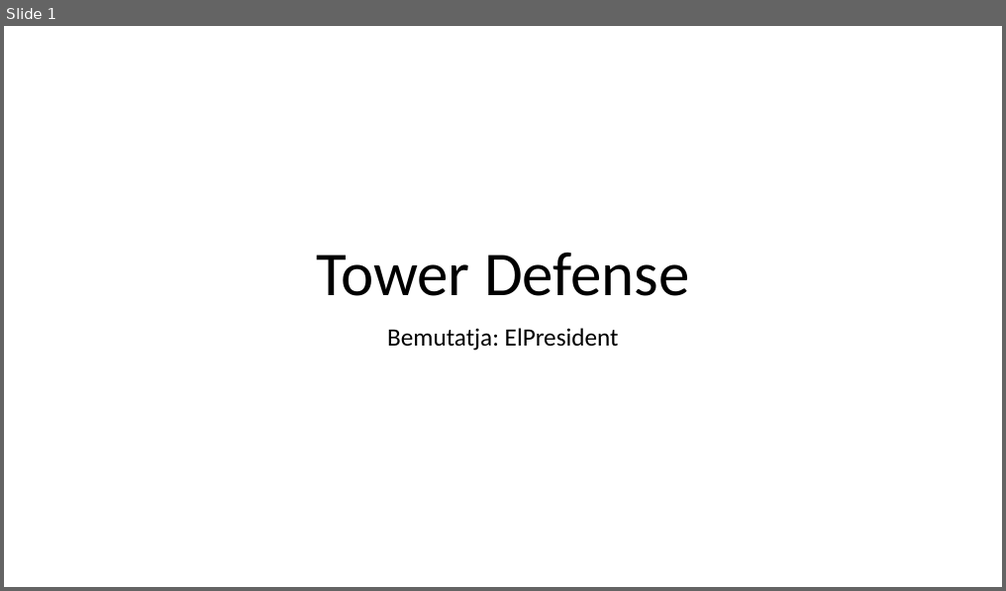
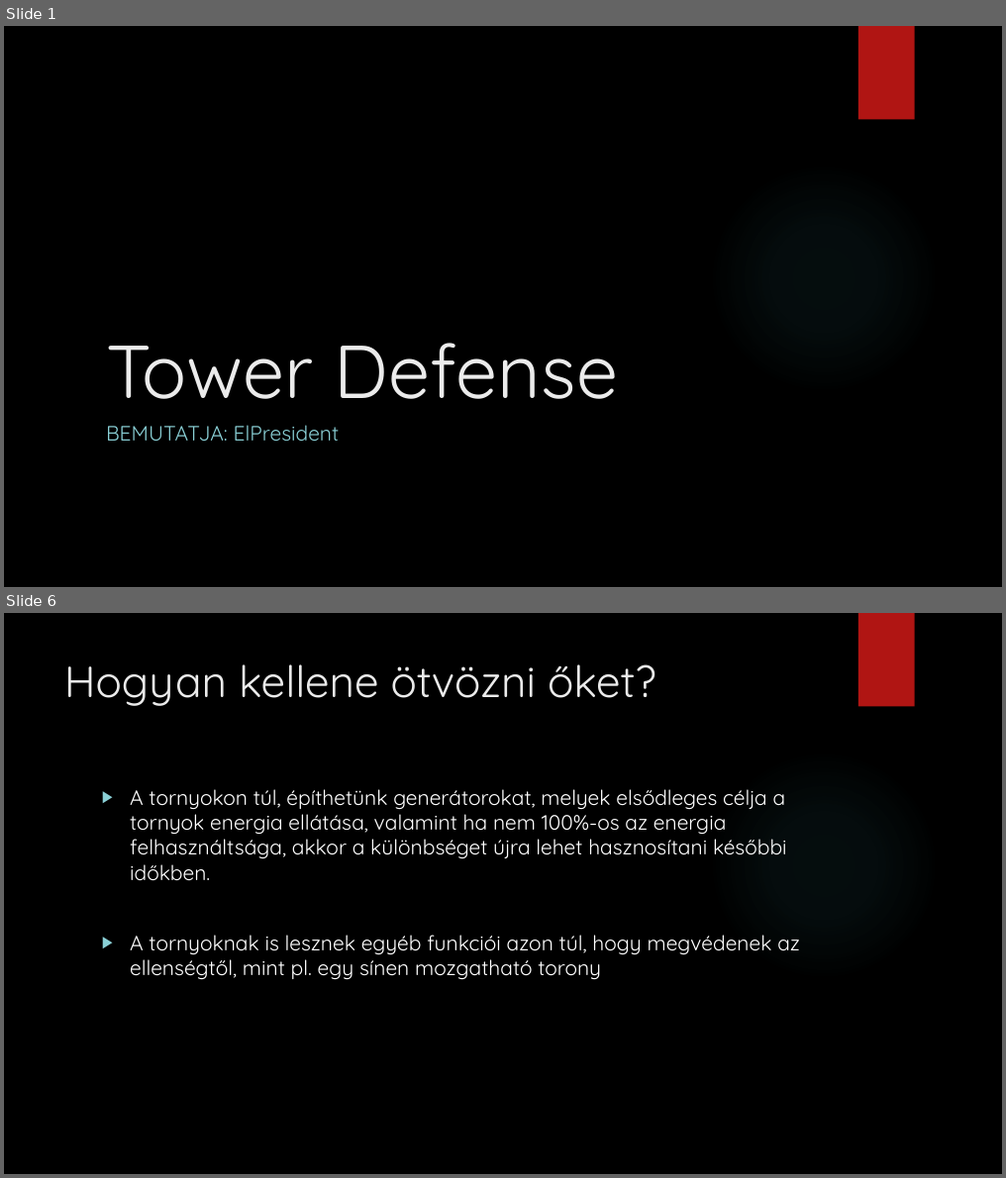
Before and after one commit to AdamBen01/ElPresident, a slide deck: Tower_Defense.pptx. Shown one above the other, each under a label of ours: slide 1 before the commit, slides 1 and 6 after it; the slides between them are not shown. The pictures are 1006x591 and 1006x1178 pixels, drawn with LibreOffice and Linux fonts; fonts in the diff are those of the drawing; background and template pictures are left out. Boxes give left, top, right and bottom in pixels: in the first picture for what was removed or moved away, otherwise in the second. Text is boxed around its words. In the diff, an @@ line names an element or a change of style, - is before the commit and + after.

```diff
--- a/Tower_Defense.pptx
+++ b/Tower_Defense.pptx
@@ slide 6 added at <box>4,613,1002,1174</box>, background picture (left out); not listed: 2 template elements that a slide beside it also shows @@
@@ title added at <box>64,664,656,706</box>, 42 pt, text #EBEBEB @@
+Hogyan kellene ötvözni őket?
@@ text added at <box>130,789,800,980</box>, 20 pt, text #FFFFFF @@
+▶ A tornyokon túl, építhetünk generátorokat, melyek elsődleges célja a tornyok energia ellátása, valamint ha nem 100%-os az energia felhasználtsága, akkor a különbséget újra lehet hasznosítani későbbi időkben.
+▶ A tornyoknak is lesznek egyéb funkciói azon túl, hogy megvédenek az ellenségtől, mint pl. egy sínen mozgatható torony
@@ slide 1 changed as well @@
@@ background #FFFFFF to picture (left out) @@
@@ rectangle added at <box>858,26,915,120</box>, fill #B01513 @@
@@ title "Tower Defense": place and size @@
-title "Tower Defense" at <box>316,253,690,296</box>
+title "Tower Defense" at <box>106,343,618,399</box>
@@ title "Tower Defense" at <box>106,343,618,399</box>: size 60 to 72 pt, font Calibri to Quicksand, text colour #000000 to #EBEBEB; alignment centre to left; line spacing 0.9 to 1 @@
@@ ellipse added at <box>709,163,939,393</box>, fill gradient #50B9C1 @@
@@ subtitle at <box>106,425,340,441</box>: text changed; size 24 to 20 pt; font Calibri to Quicksand; text colour #000000 to #8AD0D6 @@
-Bemutatja: ElPresident
+BEMUTATJA: ElPresident
```
Also in this commit, not shown: 2 other slides changed, 8 other slides added, 1 slide removed.
